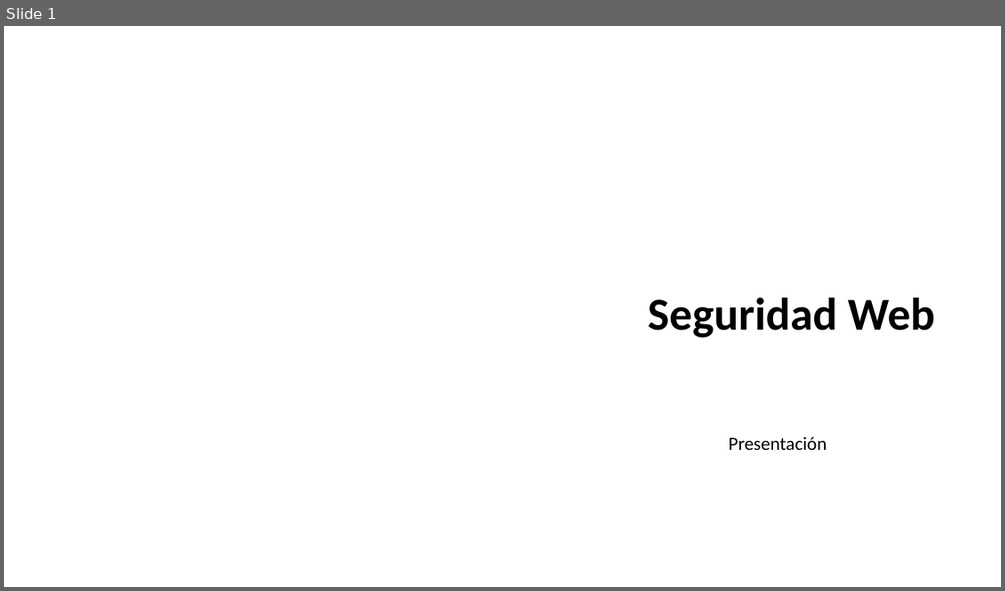
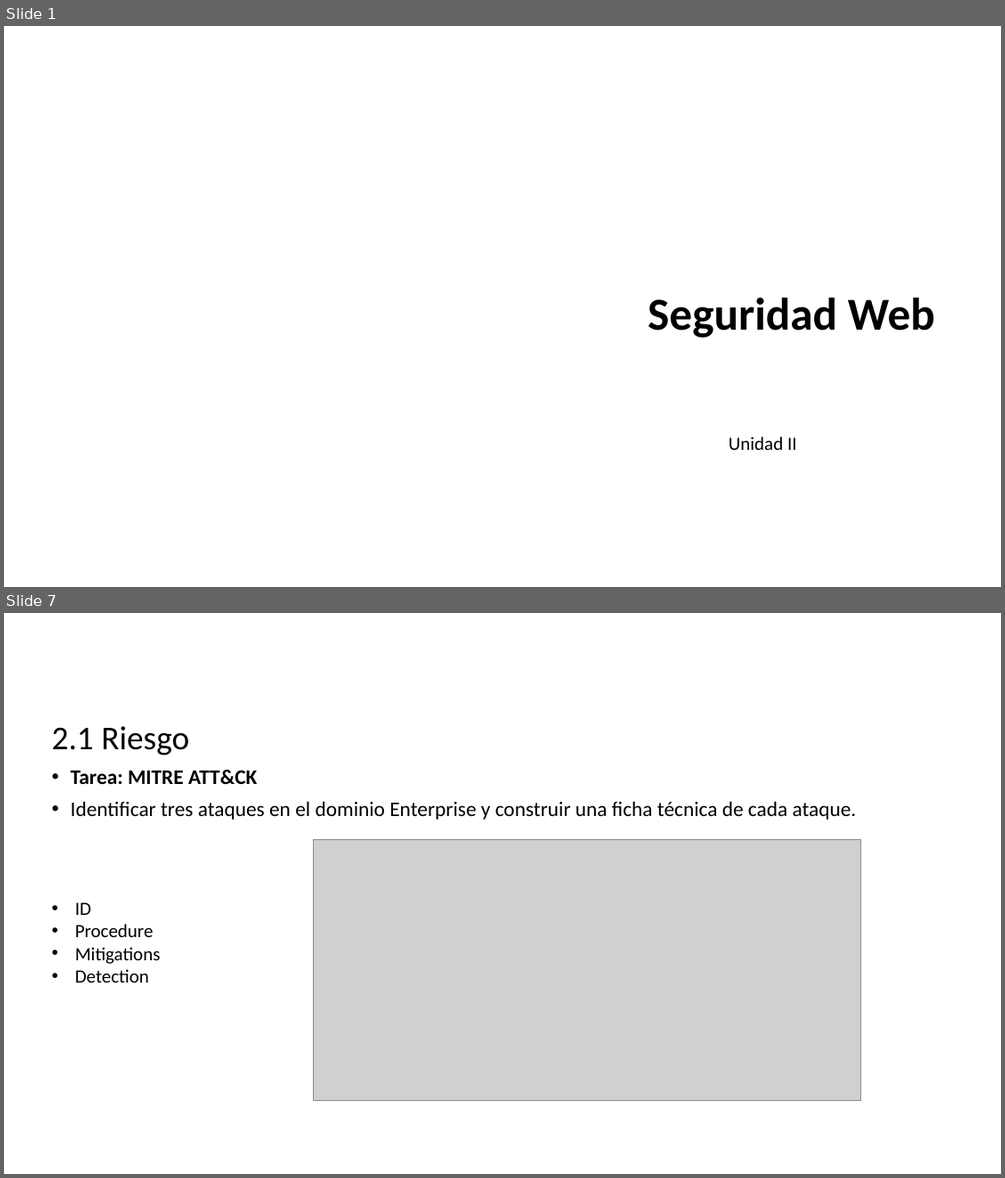
Before and after one commit to dcevallossalas/ITQ, a slide deck: Clases/Unidad2.pptx. Shown one above the other, each under a label of ours: slide 1 before the commit, slides 1 and 7 after it; the slides between them are not shown. The pictures are 1005x591 and 1005x1178 pixels, drawn with LibreOffice and Linux fonts; fonts in the diff are those of the drawing; grey boxes stand for pictures; background and template pictures are left out. Boxes give left, top, right and bottom in pixels: in the first picture for what was removed or moved away, otherwise in the second. Text is boxed around its words. In the diff, an @@ line names an element or a change of style, - is before the commit and + after.

Commit message:
Unidad 2
Unidad 2

```diff
--- a/Clases/Unidad2.pptx
+++ b/Clases/Unidad2.pptx
@@ slide 7 added at box(4, 613, 1001, 1174), background picture (left out) @@
@@ title added at box(52, 726, 189, 755), 32 pt, text #000000 @@
+2.1 Riesgo
@@ text added at box(71, 770, 857, 819), 20 pt, text #000000 @@
+• Tarea: MITRE ATT&CK
+• Identificar tres ataques en el dominio Enterprise y construir una ficha técnica de cada ataque.
@@ picture added at box(313, 840, 860, 1100) @@
@@ text added at box(75, 902, 161, 982), 18 pt, text #000000 @@
+• ID
+• Procedure
+• Mitigations
+• Detection
@@ slide 1 changed as well @@
@@ text at box(728, 436, 797, 450): text changed @@
-Presentación
+Unidad II
```
Also in this commit, not shown: 11 other slides added, 1 slide removed, 5 other files.
